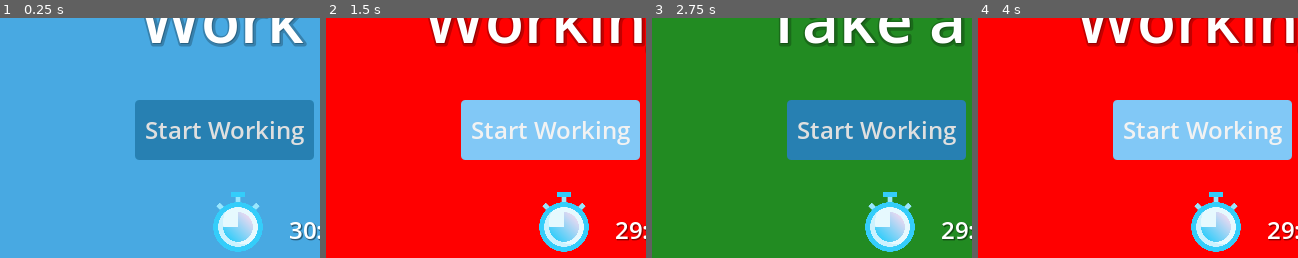
Above: before the commit, frames 1-4 (left to right).
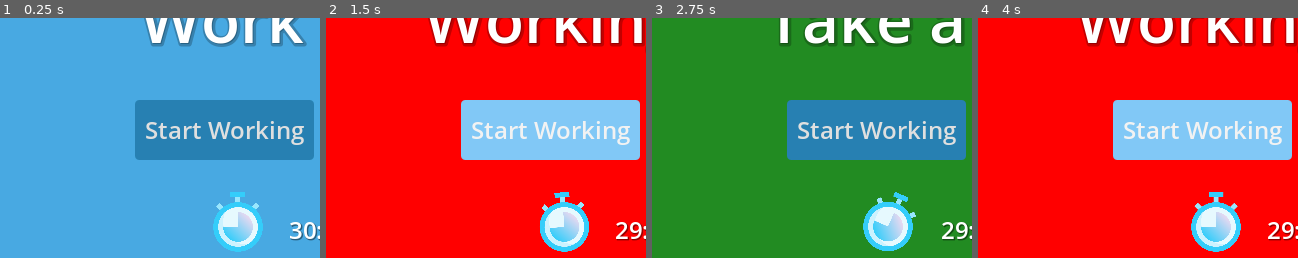
Above: after the commit, the same moments.

Repository: ForlornU/Gomodoro
Game: Godot game, scene res://MainScene.tscn
Same seed, same stepped clock (60 frames per second), same inputs: the game is played once before the commit and once after it.
Inputs:
- Up to frame 1 (0.25 s): no input
- Up to frame 2 (1.5 s): click "Start Working" at 0.5 s; click "Start Working" at 1.25 s
- Up to frame 3 (2.75 s): click "Take a break" at 2 s
- Up to frame 4 (4 s): click "Take a break" at 2.75 s; click "Start Working" at 3.5 s
The pictures show only the part of the screen within x 0-50%, y 50-100%; the shares and areas given below are measured in that part.

The runs differ from the first frame. In frame 1, less than 0.1% of the frame differs, in the area x 67-81%, y 72-94%; in frame 2, 0.3%; in frame 3, 1.3%, in the area x 65-83%, y 72-98%; in frame 4, less than 0.1%.

Commit message:
Animated Icon

Diff:
--- a/MainScene.tscn
+++ b/MainScene.tscn
@@ -6,6 +6,7 @@
 [ext_resource type="Theme" uid="uid://xhh6u6jg61xd" path="res://Assets/MainTheme.tres" id="3_pm7a3"]
 [ext_resource type="Texture2D" uid="uid://bp5r22spjv14f" path="res://Assets/wrench.png" id="4_fogco"]
 [ext_resource type="Texture2D" uid="uid://do2wn2dc7f41g" path="res://Assets/stop.png" id="6_ukq03"]
+[ext_resource type="Script" path="res://animate_tween.gd" id="6_yl84g"]
 [ext_resource type="Texture2D" uid="uid://bqjigamq4exo2" path="res://Assets/timer.png" id="7_w04hh"]
 
 [node name="Control" type="Control"]
@@ -101,6 +102,7 @@
 position = Vector2(26, 8.99999)
 scale = Vector2(0.11607, 0.11607)
 texture = ExtResource("7_w04hh")
+script = ExtResource("6_yl84g")
 
 [node name="SettingsButton" type="Button" parent="ColorRect"]
 layout_mode = 1
--- /dev/null
+++ b/animate_tween.gd
@@ -0,0 +1,24 @@
+extends Sprite2D
+
+var starting_scale : Vector2
+
+func _ready():
+	visible = true
+	starting_scale = scale
+	grow()
+
+func grow():
+	var tween = create_tween()
+	tween.set_trans(Tween.TRANS_ELASTIC)
+	tween.set_ease(Tween.EASE_IN_OUT)
+	tween.tween_property(self, "rotation_degrees", 360, 2)
+	await tween.finished
+	shrink()
+
+func shrink():
+	var tween = create_tween()
+	tween.set_trans(Tween.TRANS_ELASTIC)
+	tween.set_ease(Tween.EASE_IN_OUT)
+	tween.tween_property(self, "rotation_degrees", 0, 2)
+	await tween.finished
+	grow()
Not shown: 1 places in MainScene.tscn that only renumber resources
